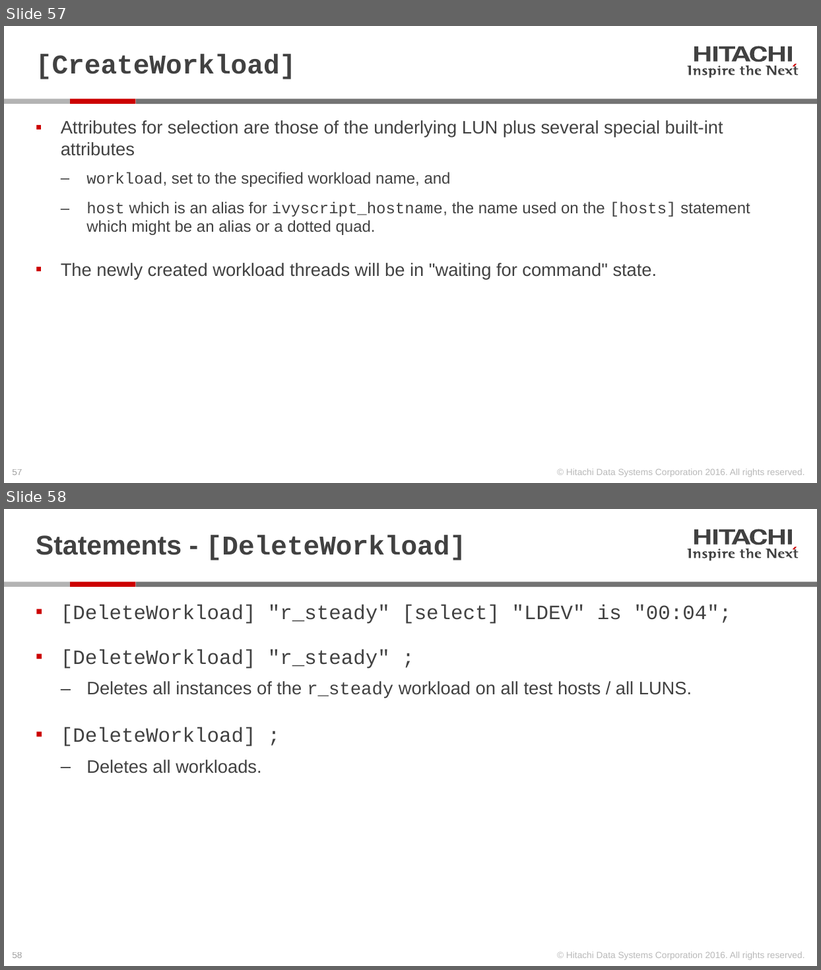
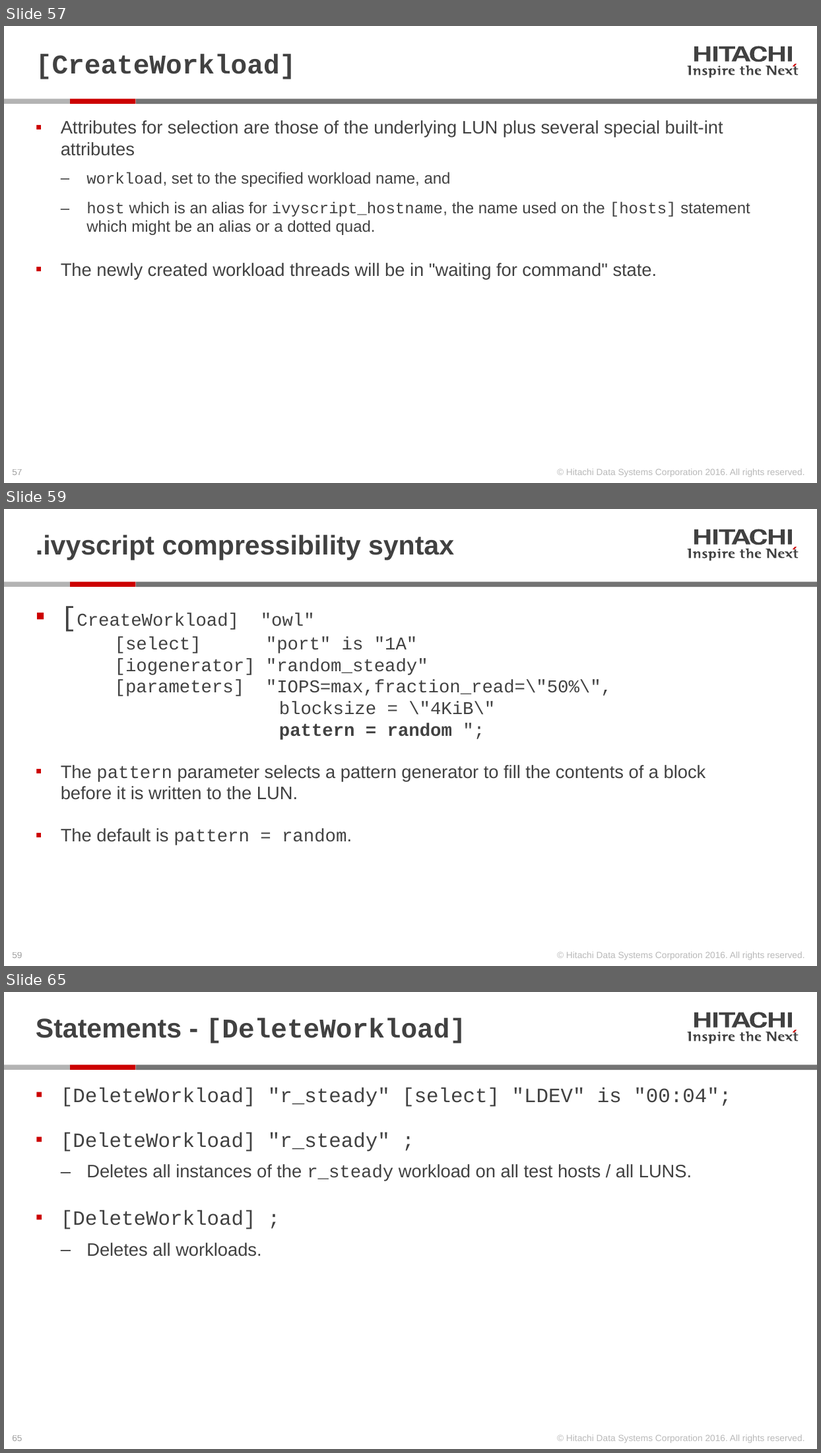
Before and after one commit to Hitachi-Data-Systems/ivy, a slide deck: doc/Programming ivy reference.pptx. Shown one above the other, each under a label of ours: slides 57 and 58 before the commit, slides 57, 59 and 65 after it; the slides between them are not shown. The pictures are 821x970 and 821x1453 pixels, drawn with LibreOffice and Linux fonts; fonts in the diff are those of the drawing. Boxes give left, top, right and bottom in pixels: in the first picture for what was removed or moved away, otherwise in the second. Text is boxed around its words. In the diff, an @@ line names an element or a change of style, - is before the commit and + after.

```diff
--- a/doc/Programming ivy reference.pptx
+++ b/doc/Programming ivy reference.pptx
@@ slide 59 added at bbox=[4, 509, 817, 966], background #FFFFFF; not listed: 28 template elements that a slide beside it also shows @@
@@ title added at bbox=[36, 535, 454, 560], 24 pt, text #414141, bold @@
+.ivyscript compressibility syntax
@@ text added at bbox=[61, 613, 706, 846], 16 pt, text #414141 @@
+▪ [CreateWorkload] "owl"
+  [select] "port" is "1A"
+  [iogenerator] "random_steady"
+  [parameters] "IOPS=max,fraction_read=\"50%\",
+  blocksize = \"4KiB\"
+  pattern = random ";
+▪ The pattern parameter selects a pattern generator to fill the contents of a block before it is written to the LUN.
+▪ The default is pattern = random.
@@ what was slide 58 is now slide 65 @@
@@ page number at bbox=[12, 1436, 22, 1441]: text changed @@
-58
+65
```
Also in this commit, not shown: 1 slide changed, 6 other slides added, 4 other files.
